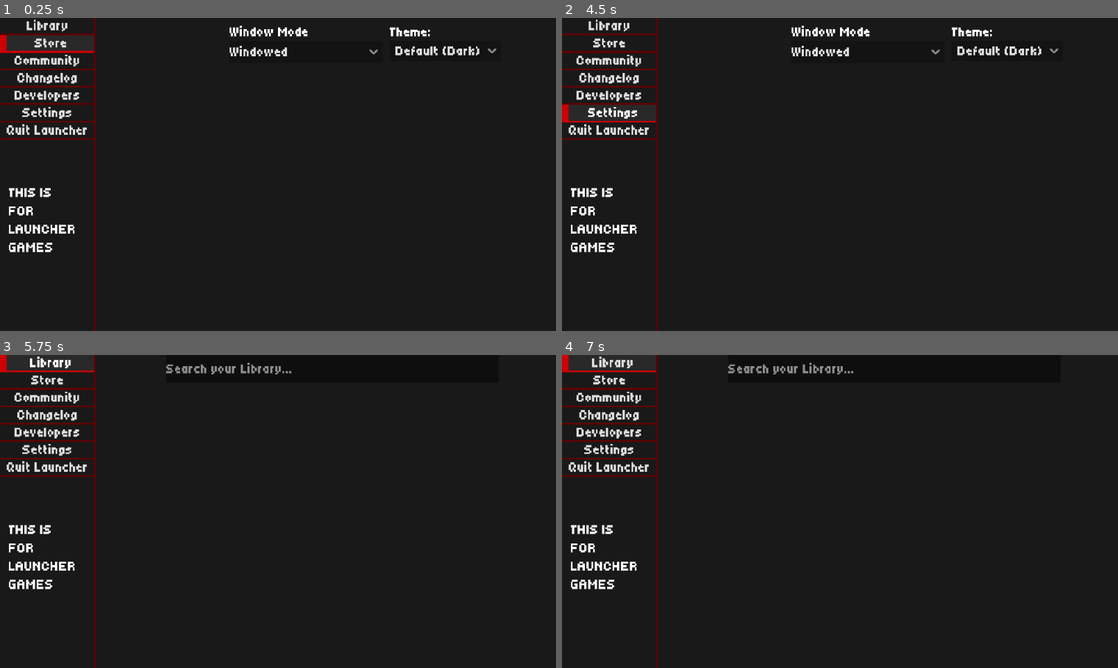
Above: before the commit, frames 1-4 (two rows, left to right).
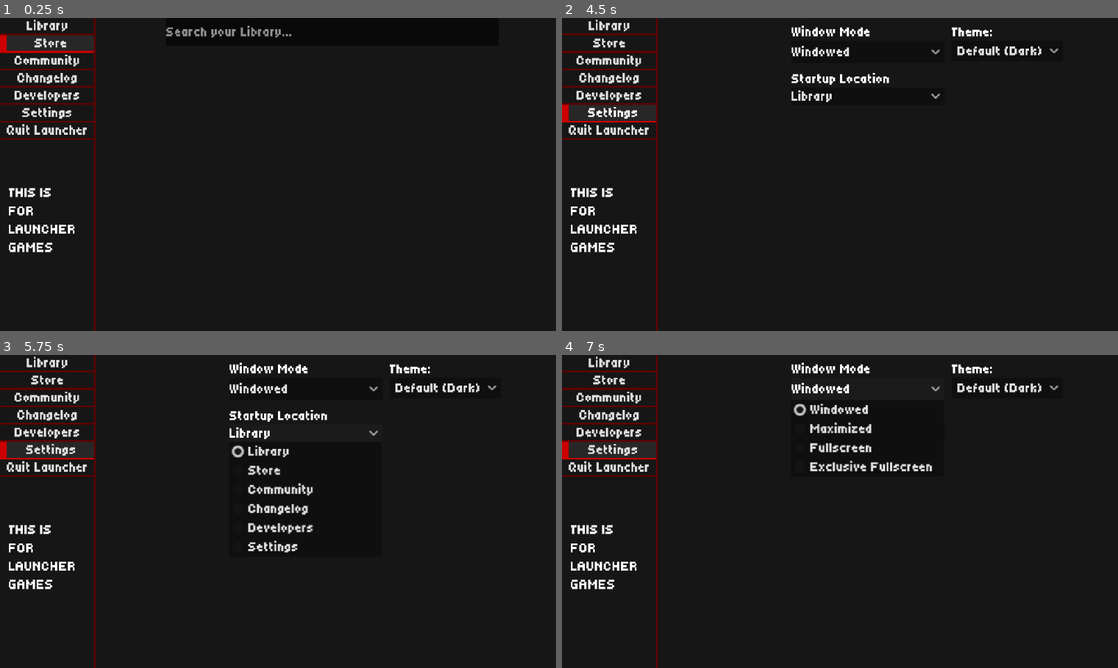
Above: after the commit, the same moments.

Repository: Workaholic-Games/Ambition-Launcher
Game: Godot game, scene res://entites/main/main.tscn
Two runs of this game, one before a commit and one after it. Both use one fixed random seed, a clock stepped at 60 frames per second and the inputs below.
Inputs (mouse positions are in pixels of both pictures, inside the frame that each line leads up to):
- Up to frame 1 (0.25 s): no input
- Up to frame 2 (4.5 s): click "Library" at 0.5 s; click "Store" at 1.25 s; click "Community" at 2 s; click "Changelog" at 2.75 s; click "Developers" at 3.5 s; click "Settings" at 4.25 s
- Up to frame 3 (5.75 s): click "Library" at 5 s
- Up to frame 4 (7 s): click (1006, 389) at 5.75 s, where only the run after the commit has a clickable "Default (Dark)"; click (867, 389) at 6.5 s, where only the run after the commit has a clickable "Windowed"

The runs differ from the first frame. In frame 1, 1.0% of the frame differs, in the area x 8-90%, y 2-69%; in frame 2, 0.4%; in frame 3, 3.2%, in the area x 0-90%, y 0-69%; in frame 4, 2.7%.

Commit message:
startup location thing

Diff:
--- a/data.gd
+++ b/data.gd
@@ -1,3 +1,4 @@
 extends Resource
 class_name data
 @export var window_mode : int = 0
+@export var start_page : int = 0
--- a/entites/main/main.gd
+++ b/entites/main/main.gd
@@ -8,11 +8,11 @@
 func _ready():
 	DirAccess.make_dir_absolute(file_path)
 	load_data()
-	print(launcher_data.window_mode)
+	print(launcher_data.start_page)
 
 
 func load_data():
-	if (ResourceLoader.exists(file_path)):
+	if (ResourceLoader.exists(file_path + file_name)):
 		launcher_data = ResourceLoader.load(file_path + file_name).duplicate(true)
 		print("LOADED")
 	else:
--- a/entites/main/main.tscn
+++ b/entites/main/main.tscn
@@ -72,6 +72,11 @@
 bg_color = Color(0.15127608, 0.15127608, 0.15127608, 1)
 border_width_left = 2
 border_color = Color(0.15294118, 0.15294118, 0.15294118, 1)
+
+[sub_resource type="Environment" id="Environment_3a0l5"]
+background_mode = 3
+tonemap_mode = 1
+adjustment_enabled = true
 
 [node name="Main" type="Control" unique_id=1449737561]
 layout_mode = 3
@@ -597,6 +602,34 @@
 text = "Theme:"
 vertical_alignment = 2
 
+[node name="Startup Location" type="OptionButton" parent="Panel/Tabs/Buttons/Settings/Settings" unique_id=1787472182]
+layout_mode = 0
+offset_left = 264.92606
+offset_top = 59.999996
+offset_right = 441.5434
+offset_bottom = 80.0
+selected = 0
+item_count = 6
+popup/item_0/text = "Library"
+popup/item_0/id = 0
+popup/item_1/text = "Store"
+popup/item_1/id = 1
+popup/item_2/text = "Community"
+popup/item_2/id = 2
+popup/item_3/text = "Changelog"
+popup/item_3/id = 3
+popup/item_4/text = "Developers"
+popup/item_4/id = 4
+popup/item_5/text = "Settings"
+popup/item_5/id = 5
+
+[node name="Label" type="Label" parent="Panel/Tabs/Buttons/Settings/Settings/Startup Location" unique_id=1140732417]
+layout_mode = 0
+offset_top = -23.999996
+offset_right = 40.0
+text = "Startup Location"
+vertical_alignment = 2
+
 [node name="Window" type="OptionButton" parent="Panel/Tabs/Buttons/Settings/Settings" unique_id=2136730873]
 layout_mode = 0
 offset_left = 264.92606
@@ -674,6 +707,9 @@
 offset_right = 96.0
 offset_bottom = 32.0
 text = "Are you sure?"
+
+[node name="WorldEnvironment" type="WorldEnvironment" parent="." unique_id=1796921495]
+environment = SubResource("Environment_3a0l5")
 
 [connection signal="pressed" from="Panel/Tabs/Buttons/Library" to="Panel/Tabs" method="_on_library_pressed"]
 [connection signal="text_changed" from="Panel/Tabs/Buttons/Library/Library/Search Bar" to="Panel/Tabs/Buttons/Library/Library" method="_on_search_bar_text_changed"]
@@ -701,6 +737,7 @@
 [connection signal="pressed" from="Panel/Tabs/Buttons/Developers" to="Panel/Tabs" method="_on_developers_pressed"]
 [connection signal="pressed" from="Panel/Tabs/Buttons/Settings" to="Panel/Tabs" method="_on_settings_pressed"]
 [connection signal="item_selected" from="Panel/Tabs/Buttons/Settings/Settings/Themes" to="." method="_on_option_button_item_selected"]
+[connection signal="item_selected" from="Panel/Tabs/Buttons/Settings/Settings/Startup Location" to="Panel/Tabs/Buttons/Settings/Settings" method="_on_startup_location_item_selected"]
 [connection signal="item_selected" from="Panel/Tabs/Buttons/Settings/Settings/Window" to="Panel/Tabs/Buttons/Settings/Settings" method="_on_window_item_selected"]
 [connection signal="pressed" from="Panel/Tabs/Buttons/Quit Launcher" to="Panel/Tabs" method="_on_quit_launcher_pressed"]
 [connection signal="pressed" from="Quit/Camera2D/Yes" to="Quit" method="_on_yes_pressed"]
--- a/entites/main/settings/settings.gd
+++ b/entites/main/settings/settings.gd
@@ -5,11 +5,18 @@
 func _ready():
 	get_tree().root.size_changed.connect(_on_window_size_changed)
 	match Main.launcher_data.window_mode:
-		0: $Window.select(0)
-		1: $Window.select(1)
-		2: $Window.select(2)
-		3: $Window.select(3)
+		0: $Window.emit_signal("item_selected", 0)
+		1: $Window.emit_signal("item_selected", 1)
+		2: $Window.emit_signal("item_selected", 2)
+		3: $Window.emit_signal("item_selected", 3)
 
+	match Main.launcher_data.start_page:
+		0: $"../../Library".emit_signal("pressed")
+		1: $"../../Store".emit_signal("pressed")
+		2: $"../../Community".emit_signal("pressed")
+		3: $"../../Changelog".emit_signal("pressed")
+		4: $"../../Developers".emit_signal("pressed")
+		5: $"..".emit_signal("pressed")
 
 
 
@@ -42,3 +49,8 @@
 		$Window.select(2)
 	elif mode == DisplayServer.WINDOW_MODE_EXCLUSIVE_FULLSCREEN:
 		$Window.select(3)
+
+
+
+func _on_startup_location_item_selected(index: int) -> void:
+	Main.launcher_data.start_page = index
